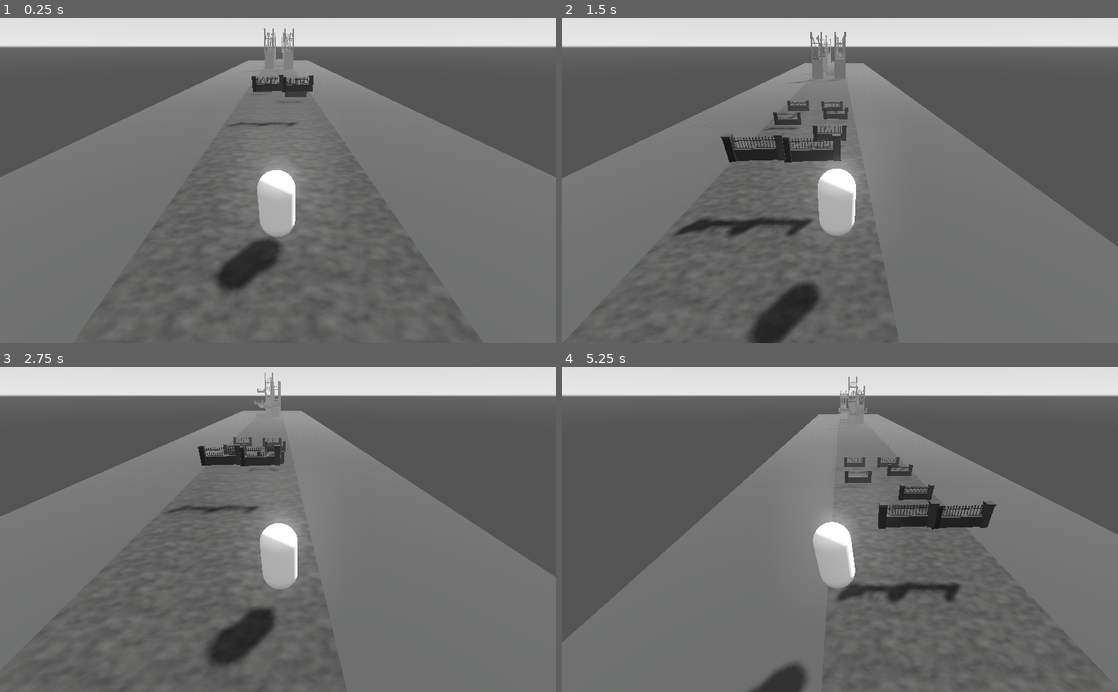
Above: before the commit, frames 1-4 (two rows, left to right).
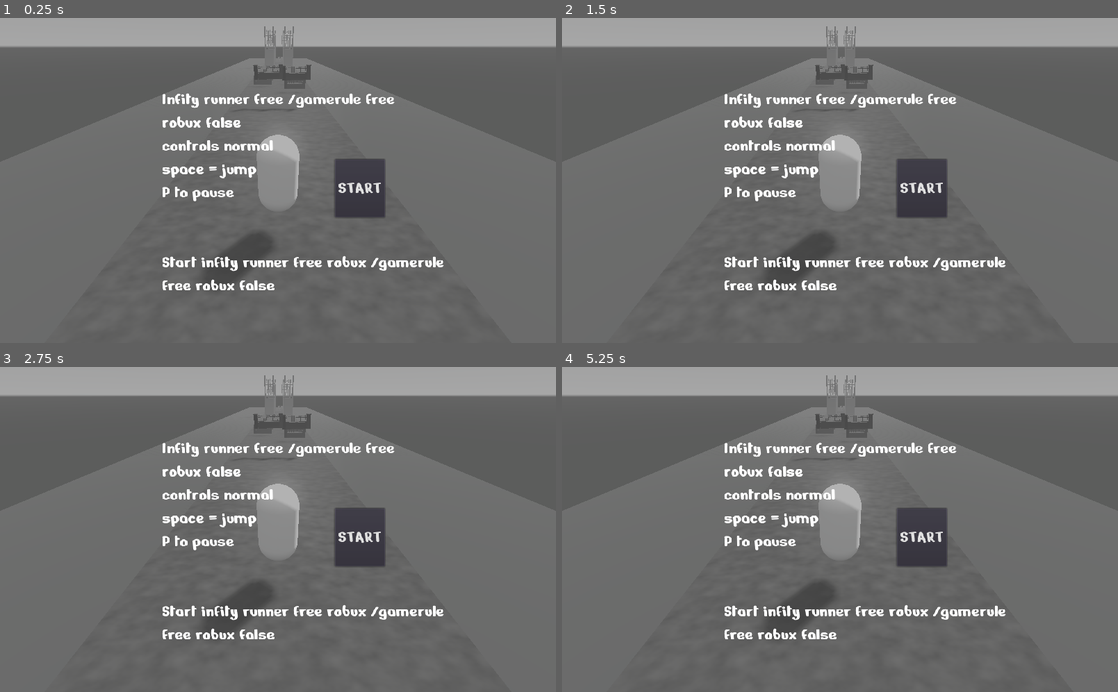
Above: after the commit, the same moments.

Repository: Oskarm2012/infite-runner-2022
Game: Godot game, scene res://Main.tscn
Two runs of this game, one before a commit and one after it. Both use one fixed random seed, a clock stepped at 60 frames per second and the inputs below.
Inputs:
- Up to frame 1 (0.25 s): no input
- Up to frame 2 (1.5 s): hold D (move_right) 0.53-1.28 s; tap Space (jump) at 0.6, 0.77, 1.07, 1.35 s; hold A (move_left) from 1.28 s (still down)
- Up to frame 3 (2.75 s): tap Space (jump) at 1.52, 1.82, 2.1 s; release A (move_left) at 2.03 s; hold D (move_right) from 2.03 s (still down)
- Up to frame 4 (5.25 s): tap Space (jump) at 2.85, 3.02, 3.32, 3.6, 3.77, 4.07, 4.35, 4.52, 4.82, 5.1 s; release D (move_right) at 3.53 s; hold A (move_left) from 3.53 s (still down)

The runs differ from the first frame. In frame 1, 19% of the frame differs, in the area x 0-100%, y 0-85%; in frame 2, 28%; in frame 3, 24%; in frame 4, 31%, in the area x 0-100%, y 0-100%.

Commit message:
Kuoltu nälkään

Diff:
--- a/Main.gd
+++ b/Main.gd
@@ -17,6 +17,7 @@
 ]
 func _ready():
 	randomize()
+	get_tree().paused = true
 	player.setup_jump(jump_length, jump_height, run_speed)
 
 	for i in range(initial_road_count):
--- a/Main.tscn
+++ b/Main.tscn
@@ -1,8 +1,9 @@
-[gd_scene load_steps=4 format=2]
+[gd_scene load_steps=5 format=2]
 
 [ext_resource path="res://Player.tscn" type="PackedScene" id=1]
 [ext_resource path="res://RoadStart.tscn" type="PackedScene" id=2]
 [ext_resource path="res://Main.gd" type="Script" id=3]
+[ext_resource path="res://UI/StartScreen.tscn" type="PackedScene" id=4]
 
 [node name="Main" type="Spatial"]
 script = ExtResource( 3 )
@@ -26,4 +27,8 @@
 [node name="Camera" type="Camera" parent="CameraPivot"]
 transform = Transform( 1, 0, 0, 0, 0.866025, 0.5, 0, -0.5, 0.866025, 0, 5, 5 )
 
+[node name="CanvasLayer" type="CanvasLayer" parent="."]
+
+[node name="StartScreen" parent="CanvasLayer" instance=ExtResource( 4 )]
+
 [connection signal="gameplay_exited" from="RoadStart" to="Player" method="_on_RoadStart_gameplay_exited"]
--- /dev/null
+++ b/UI/OverlayScreen.gd
@@ -0,0 +1,6 @@
+extends Control
+
+
+
+func _on_Button_pressed():
+	hide()
--- /dev/null
+++ b/UI/OverlayScreen.tscn
@@ -0,0 +1,15 @@
+[gd_scene load_steps=3 format=2]
+
+[ext_resource path="res://UI/OverlayScreen.gd" type="Script" id=1]
+[ext_resource path="res://UI/ui_theme.tres" type="Theme" id=2]
+
+[node name="OverlayScreen" type="Control"]
+anchor_right = 1.0
+anchor_bottom = 1.0
+theme = ExtResource( 2 )
+script = ExtResource( 1 )
+
+[node name="ColorRect" type="ColorRect" parent="."]
+anchor_right = 1.0
+anchor_bottom = 1.0
+color = Color( 0.4, 0.4, 0.4, 0.498039 )
--- /dev/null
+++ b/UI/StartScreen.tscn
@@ -0,0 +1,34 @@
+[gd_scene load_steps=2 format=2]
+
+[ext_resource path="res://UI/OverlayScreen.tscn" type="PackedScene" id=1]
+
+[node name="StartScreen" instance=ExtResource( 1 )]
+
+[node name="Label" type="Label" parent="." index="1"]
+anchor_left = 0.5
+anchor_top = 0.5
+anchor_right = 0.5
+anchor_bottom = 0.5
+margin_left = -214.5
+margin_top = -170.5
+margin_right = 214.5
+margin_bottom = 170.5
+text = "Infity runner free /gamerule free
+robux false
+controls normal
+space = jump
+P to pause
+
+
+Start infity runner free robux /gamerule
+free robux false
+"
+
+[node name="Button" type="Button" parent="." index="2"]
+margin_left = 617.0
+margin_top = 261.0
+margin_right = 709.0
+margin_bottom = 368.0
+text = "START"
+
+[connection signal="pressed" from="Button" to="." method="_on_Button_pressed"]
--- /dev/null
+++ b/UI/ui_theme.tres
@@ -0,0 +1,13 @@
+[gd_resource type="Theme" load_steps=4 format=2]
+
+[ext_resource path="res://font/Nerko_One/NerkoOne-Regular.ttf" type="DynamicFontData" id=1]
+
+[sub_resource type="DynamicFont" id=1]
+size = 32
+font_data = ExtResource( 1 )
+
+[sub_resource type="GDScript" id=2]
+
+[resource]
+default_font = SubResource( 1 )
+script = SubResource( 2 )
Binary file added: font/Nerko_One/NerkoOne-Regular.ttf
Not shown, added: font/Nerko_One/OFL.txt
Not shown, added: Nerko_One.zip
